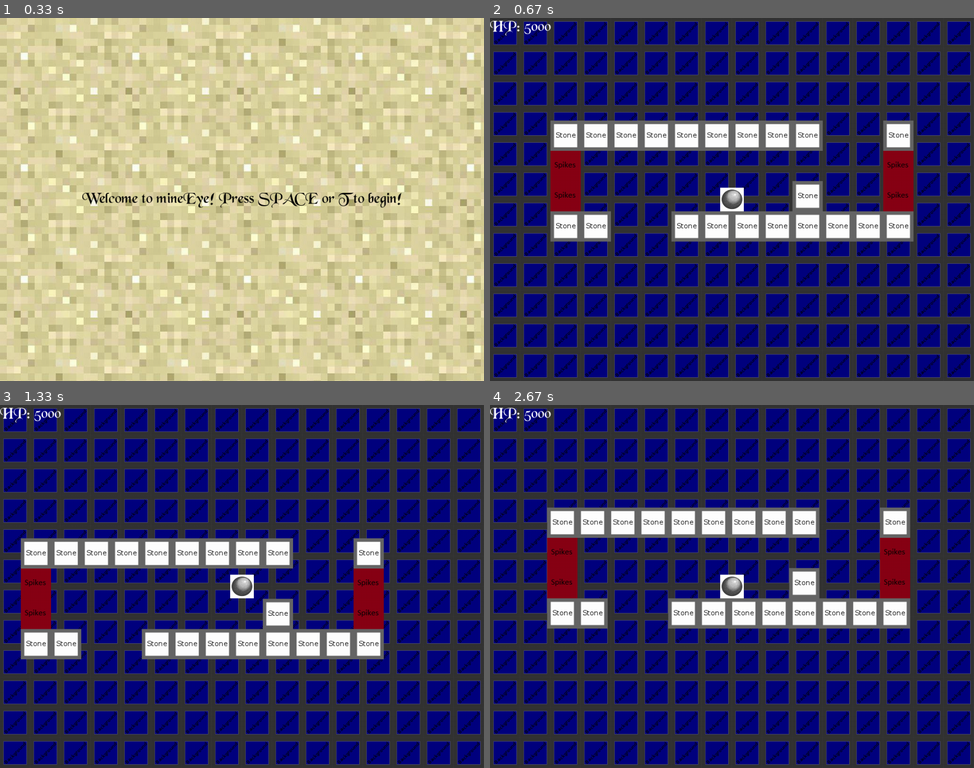
Above: before the commit, frames 1-4 (two rows, left to right).
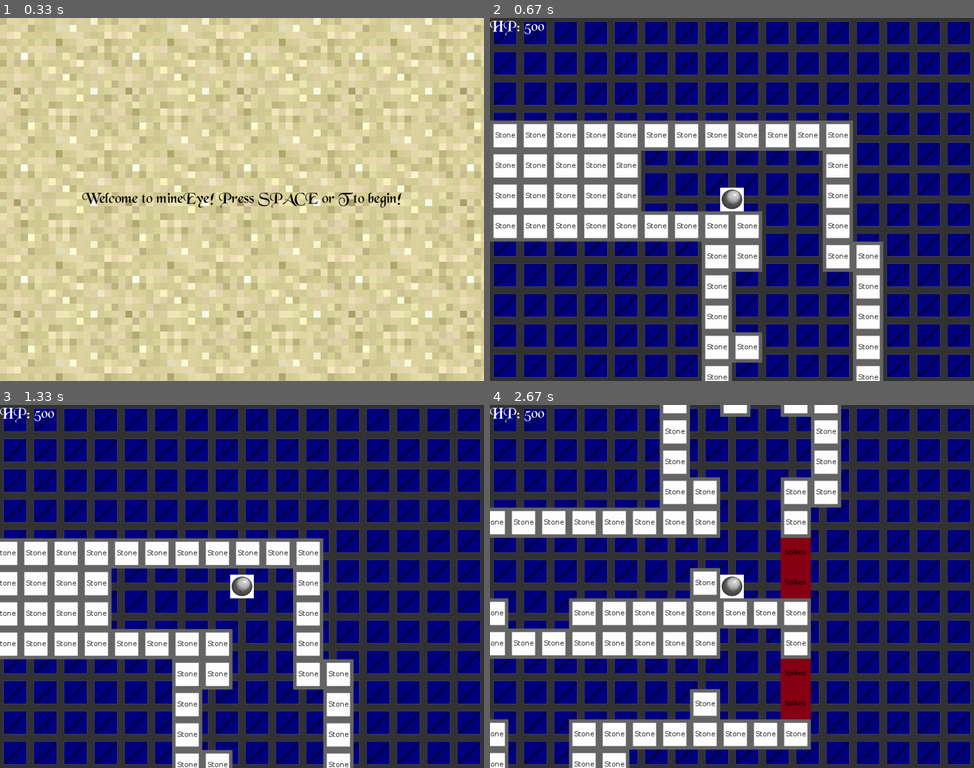
Above: after the commit, the same moments.

Repository: HallaSurvivor/mineEye
Game: pygame game, started from run.py
Same seed, same stepped clock (60 frames per second), same inputs: the game is played once before the commit and once after it.
Inputs:
- Up to frame 1 (0.33 s): no input
- Up to frame 2 (0.67 s): tap Space at 0.33 s
- Up to frame 3 (1.33 s): hold Right 0.67-1.13 s; hold Up from 1.17 s (still down)
- Up to frame 4 (2.67 s): release Up at 1.47 s; hold Right 1.5-1.97 s; hold Left 2-2.53 s; hold Down from 2.57 s (still down)

Frame 1 is identical in both runs. In frame 2, 20% of the frame differs, in the area x 0-88%, y 1-100%; in frame 3, 16%; in frame 4, 29%, in the area x 0-87%, y 0-100%.

Commit message:
World Gen works I *think*

Diff:
--- a/config.py
+++ b/config.py
@@ -7,7 +7,7 @@
 
 PLAY_MUSIC = False
 
-KEY_CANCELING = False       # If TRUE, pushing Left while holding Right will make you move left.
+KEY_CANCELING = True       # If TRUE, pushing Left while holding Right will make you move left.
                             # If FALSE, pushing Left while holding Right will make you stand still.
 
 UP = pygame.K_UP
--- a/gamestates.py
+++ b/gamestates.py
@@ -2,6 +2,7 @@
 Store all the game states as classes that are instantiated.
 """
 import datetime
+import random
 import pygame
 import config
 import constants
@@ -136,7 +137,7 @@
         self.start_time = datetime.datetime.now()
 
         self.world = None
-        self.generate_world()
+        self.generate_world(50)
         self.hero.world = self.world
 
         self.timer = timer
@@ -290,16 +291,54 @@
     def die(self):
         self.manager.go_to(DeathScreen())
 
-    def generate_world(self):
-        """
-        TODO - make this generate a series of 50 rooms stacked together
-            take things into consideration such as:
-
-            not having a bunch of rooms going to the right in a row
-            size of door (1 tile vs 2 tiles)
-
-        """
-        self.world = rooms.Room_02()
+    def generate_world(self, n):
+        """
+        Generate the world by randomly selecting n rooms.
+        :param n: The Int number of rooms to randomly choose
+        """
+        room_list = []
+        possible_rooms = dict([(k, v) for k, v in rooms.room_dict.items() if k not in
+                              ["StartingRoom", "EndingRoomRight", "EndingRoomLeft"]])
+
+        room_list.append(rooms.room_dict["StartingRoom"])
+
+        move_down_counter = 0
+        move_left_counter = 0
+        move_right_counter = 0
+
+        for i in range(n):
+            matched = False
+            while not matched:
+                possible_next_room = random.choice(list(possible_rooms.values()))
+
+                if possible_next_room[0] == rooms.MoveDown:
+                    if move_down_counter <= 3:
+                        room_list.append(possible_next_room)
+
+                        move_down_counter += 1
+                        move_left_counter = 0
+                        move_right_counter = 0
+                        matched = True
+
+                elif possible_next_room[0] == rooms.MoveLeft:
+                    if move_left_counter <= 1:
+                        room_list.append(possible_next_room)
+
+                        move_down_counter = 0
+                        move_left_counter += 1
+                        move_right_counter = 0
+                        matched = True
+
+                elif possible_next_room[0] == rooms.MoveRight:
+                    if move_right_counter <= 3:
+                        room_list.append(possible_next_room)
+
+                        move_down_counter = 0
+                        move_left_counter = 0
+                        move_right_counter += 1
+                        matched = True
+
+        self.world = rooms.World(room_list)
 
 
 class DeathScreen(GameState):
--- a/hero.py
+++ b/hero.py
@@ -34,7 +34,7 @@
 
         self.world = None
 
-        self.hp = 5000
+        self.hp = 500
 
         self.base_speed = 3
         self.actual_speed = 3
--- a/rooms.py
+++ b/rooms.py
@@ -6,6 +6,61 @@
 import pygame
 import config
 import helpers as h
+
+MoveRight = 0
+MoveLeft = 1
+MoveDown = 2
+
+room_dict = {
+    # A dictionary of all the rooms to randomly select from.
+    # Each entry takes the form:
+    # ROOM_NAME: [PrimaryPlayerMotion, *room_layout]
+    # The First room must be StartingRoom,
+    # The Second and Third rooms must be some form of EndingRoom
+    "StartingRoom": [MoveRight,
+        "SSSSSSSSSSSS",
+        "SSSSS      S",
+        "SSSSS      S",
+        "SSSSSSSSSDDS"
+    ],
+    "EndingRoomRight": [MoveRight,
+        "SSDDSSSSSS",
+        "S        S",
+        "S,       S",
+        "SSSSSSSSSS"
+    ],
+    "EndingRoomLeft": [MoveLeft,
+        "SSSSSSSDDSS",
+        "S         S",
+        "S         S",
+        "SSSSSSSSSSS"
+    ],
+    "Room01": [MoveDown,
+        "SSDDSS",
+        "S    S",
+        "S    S",
+        "SS   S",
+        "S    S",
+        "S   SS",
+        "S    S",
+        "S S SS",
+        "S    S",
+        "S    S",
+        "SSDDSS"
+    ],
+    "Room02": [MoveLeft,
+        "SSSSSSSSSDDS",
+        "P          P",
+        "P       S  P",
+        "SSDDSSSSSSSS",
+    ],
+    "Room03": [MoveRight,
+        "SSDDSSSSSSSS",
+        "S          P",
+        "S          P",
+        "SSSSSSSSSDDS",
+    ]
+}
 
 
 class Wall(pygame.sprite.Sprite):
@@ -207,8 +262,7 @@
         screen.blit(self.background, (0, 0))
 
         if not self.array_parsed:
-            self.parse_room_array()
-            self.array_parsed = True
+            self.parse_room_array(0, 256)
 
         self.block_list.draw(screen)
         self.enemy_list.draw(screen)
@@ -222,56 +276,73 @@
         self.xspeed += changex
         self.yspeed += changey
 
-    def parse_room_array(self):
-        """
-        Turn the list of strings stored in every room into an array of walls and enemies.
-        """
-        x = 0
-        y = 256
+    def parse_room_array(self, xstart, ystart):
+        """
+        Turn a list of strings into an array of walls and enemies.
+        :param xstart: Int representing the starting x location
+        :param ystart: Int representing the starting y location
+        """
+        x = xstart
+        y = ystart
         for row in self.room_array:
-            for col in row:
-                if col == "S":
-                    wall = Wall(x, y, h.load('stone.png'))
-                    self.block_list.add(wall)
-
-                elif col == "P":
-                    wall = Wall(x, y, h.load('spikes.png'), True)
-                    self.block_list.add(wall)
-                x += 64
-            y += 64
-            x = 0
-
-
-class Room_01(Room):
-    """
-    Room 1
-    """
-
-    def __init__(self):
+            if row != MoveRight and row != MoveLeft and row != MoveDown:
+                for col in row:
+                    if col == "S":
+                        wall = Wall(x, y, h.load('stone.png'))
+                        self.block_list.add(wall)
+
+                    elif col == "P":
+                        wall = Wall(x, y, h.load('spikes.png'), True)
+                        self.block_list.add(wall)
+
+                    x += 64
+                y += 64
+                x = xstart
+
+        self.array_parsed = True
+
+
+class World(Room):
+    """
+    The complete world to be drawn to the screen.
+    """
+
+    def __init__(self, rooms):
+        """
+        Initialize the world.
+        :param rooms: A list of all the Room objects in the order they appear.
+        """
         super().__init__()
-
         self.background = h.create_background(h.load('background.png'))
 
-        self.room_array = [
-            "  SSDDSSSSSSSS  ",
-            "  S          P  ",
-            "  S          P  ",
-            "  SSSSSSSSSDDS  ",
-        ]
-
-
-class Room_02(Room):
-    """
-    Room 2
-    """
-    def __init__(self):
-        super().__init__()
-
-        self.background = h.create_background(h.load('background.png'))
-
-        self.room_array = [
-            "  SSSSSSSSSDDS  ",
-            "  P          P  ",
-            "  P       S  P  ",
-            "  SSDDSSSSSSSS  ",
-        ]
+        self.room_array = []
+        for room in rooms:
+            if len(self.room_array) == 0:
+                self.room_array += room
+
+            else:
+                previous_door_location = 0
+                for char in self.room_array[-1]:
+                    previous_door_location += 1
+                    if char == "D":
+                        break
+
+                new_door_location = 0
+                for char in room[1]:
+                    if char != MoveDown and char != MoveLeft and char != MoveRight:
+                        new_door_location += 1
+                    if char == "D":
+                        break
+
+                door_location = previous_door_location - new_door_location
+
+                aligned_room = []
+                for row in room:
+                    if type(row) == str:
+                        aligned_row = ""
+                        for s in range(door_location):
+                            aligned_row += " "
+                        aligned_row += row
+                        aligned_room.append(aligned_row)
+
+                self.room_array += aligned_room
